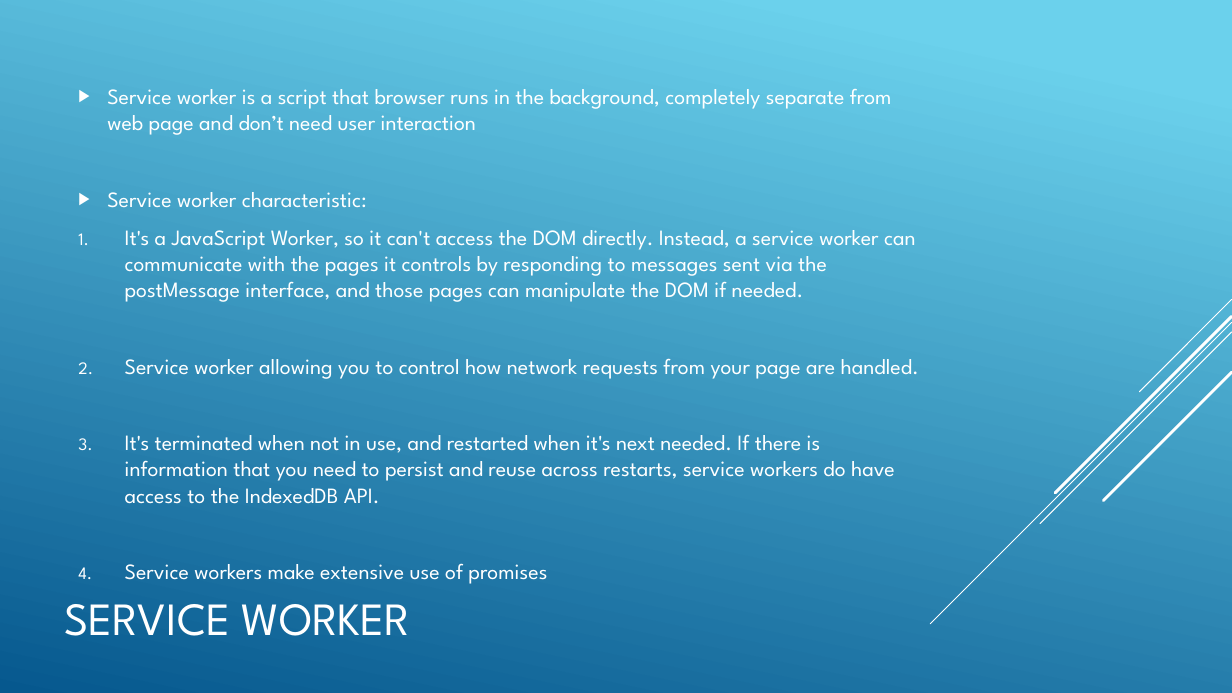
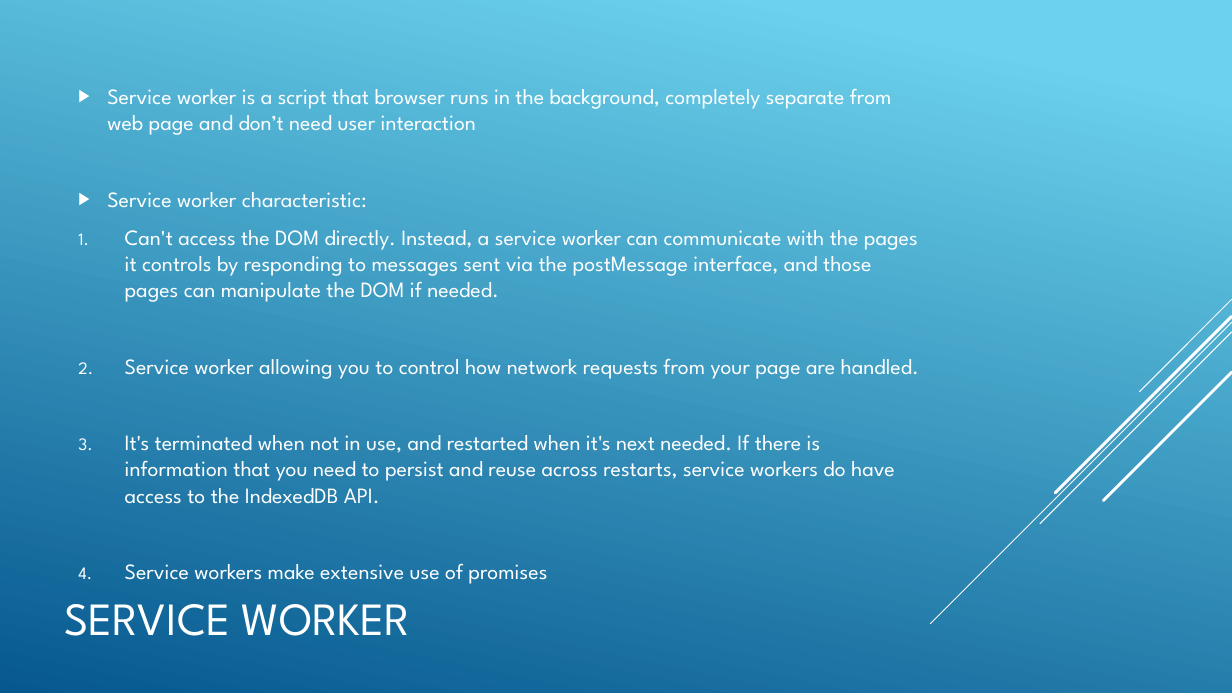
Before and after one commit to ngohungphuc/Presentation, a slide deck: slide 5 of Progressive Web App/PWA.pptx. Drawn at 1232x693 pixels with LibreOffice and Linux fonts; fonts in the diff are those of the drawing. Boxes give left, top, right and bottom in pixels: in the first picture for what was removed or moved away, otherwise in the second. Text is boxed around its words. In the diff, an @@ line names an element or a change of style, - is before the commit and + after.

Commit message:
update slide

```diff
--- a/Progressive Web App/PWA.pptx
+++ b/Progressive Web App/PWA.pptx
@@ text at (125,230,918,302): text changed @@
-1. It's a JavaScript Worker, so it can't access the DOM directly. Instead, a service worker can communicate with the pages it controls by responding to messages sent via the postMessage interface, and those pages can manipulate the DOM if needed.
+1. Can't access the DOM directly. Instead, a service worker can communicate with the pages it controls by responding to messages sent via the postMessage interface, and those pages can manipulate the DOM if needed.
```
